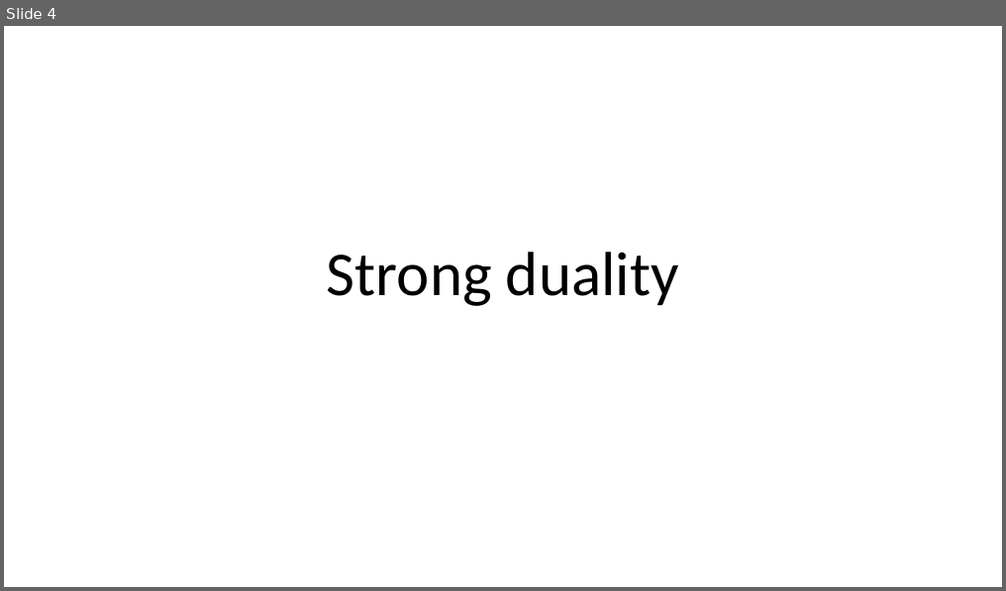
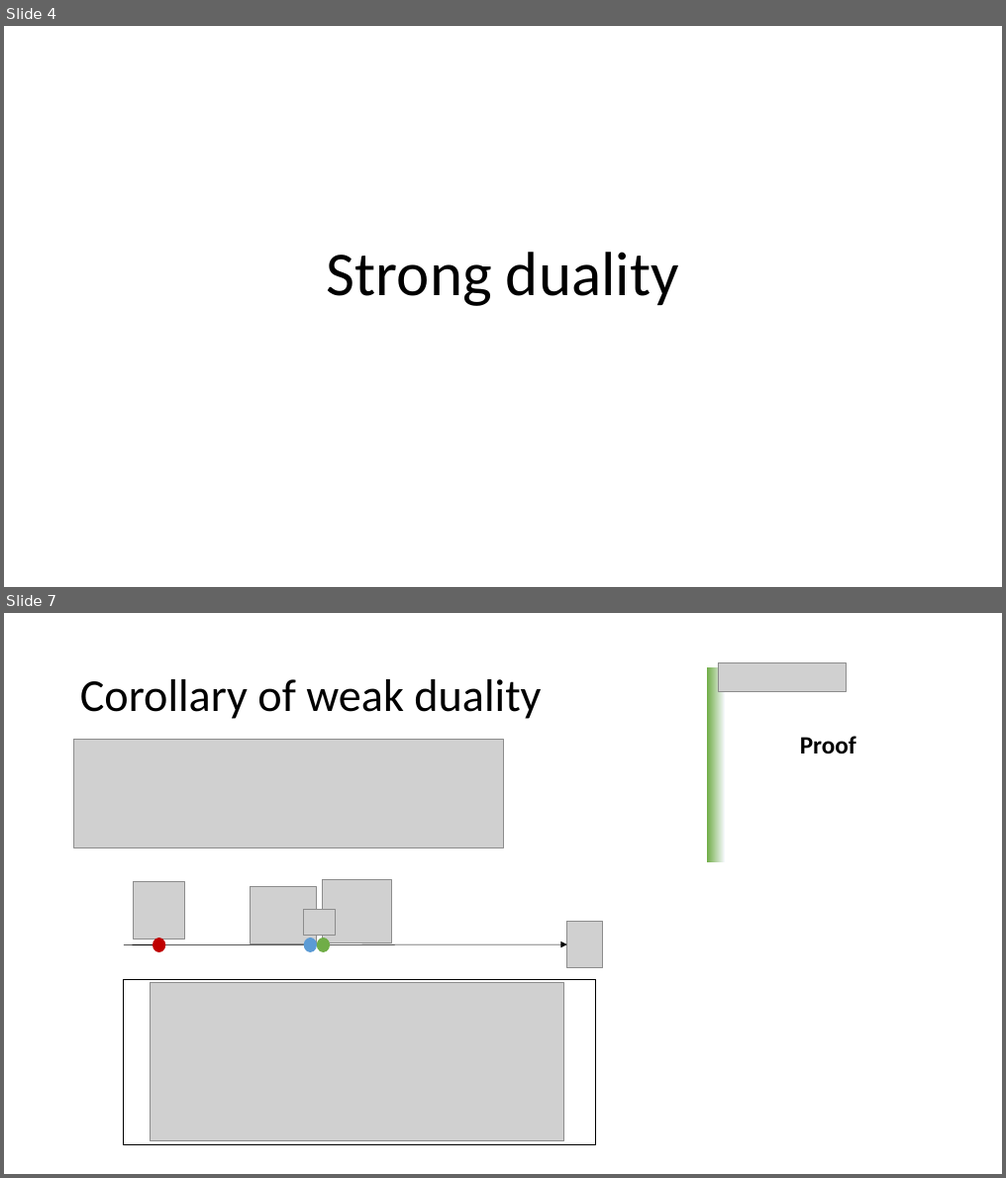
Before and after one commit to khanhnguyendata/duality, a slide deck: ppt/Duality copy.pptx. Shown one above the other, each under a label of ours: slide 4 before the commit, slides 4 and 7 after it; the slides between them are not shown. The pictures are 1006x591 and 1006x1178 pixels, drawn with LibreOffice and Linux fonts; fonts in the diff are those of the drawing; grey boxes stand for pictures. Boxes give left, top, right and bottom in pixels: in the first picture for what was removed or moved away, otherwise in the second. Text is boxed around its words. In the diff, an @@ line names an element or a change of style, - is before the commit and + after.

Commit message:
Add new step to proof of corollary in slides

```diff
--- a/ppt/Duality copy.pptx
+++ b/ppt/Duality copy.pptx
@@ slide 7 added at bbox=[4, 613, 1002, 1174], background #FFFFFF @@
@@ rectangle added at bbox=[707, 667, 724, 863], fill gradient #F6F8FC to #70AD47 @@
@@ picture added at bbox=[718, 663, 846, 691] @@
@@ title added at bbox=[80, 679, 541, 719], 44 pt, text #000000 @@
+Corollary of weak duality
@@ picture added at bbox=[74, 740, 504, 848] @@
@@ text added at bbox=[800, 736, 856, 755], 24 pt, text #000000, bold @@
+Proof
@@ picture added at bbox=[134, 881, 185, 939] @@
@@ picture added at bbox=[250, 887, 317, 944] @@
@@ picture added at bbox=[303, 909, 336, 934] @@
@@ picture added at bbox=[322, 880, 392, 943] @@
@@ ellipse added at bbox=[152, 939, 165, 953], fill #C00000, outline #C00000 1 pt @@
@@ ellipse added at bbox=[304, 939, 316, 953], fill #5B9BD5, outline #5B9BD5 1 pt @@
@@ ellipse added at bbox=[317, 939, 329, 953], fill #70AD47, outline #70AD47 1 pt @@
@@ picture added at bbox=[567, 922, 603, 967] @@
@@ arrow added from (124, 946) to (567, 945), #000000 0.5 pt @@
@@ rectangle added at bbox=[123, 980, 595, 1146], outline #000000 1 pt @@
@@ picture added at bbox=[150, 983, 564, 1142] @@
```
Also in this commit, not shown: 2 slides changed.
